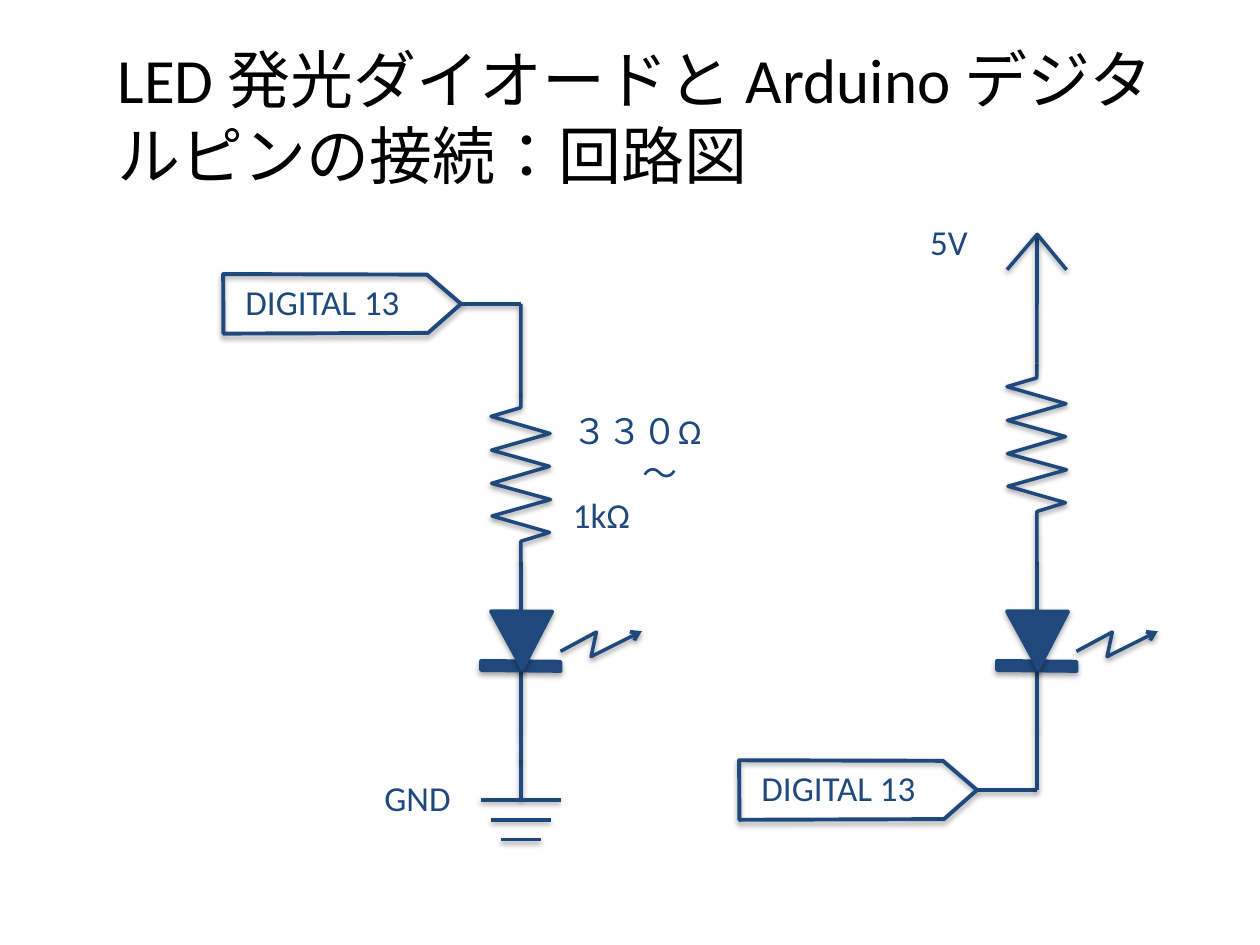
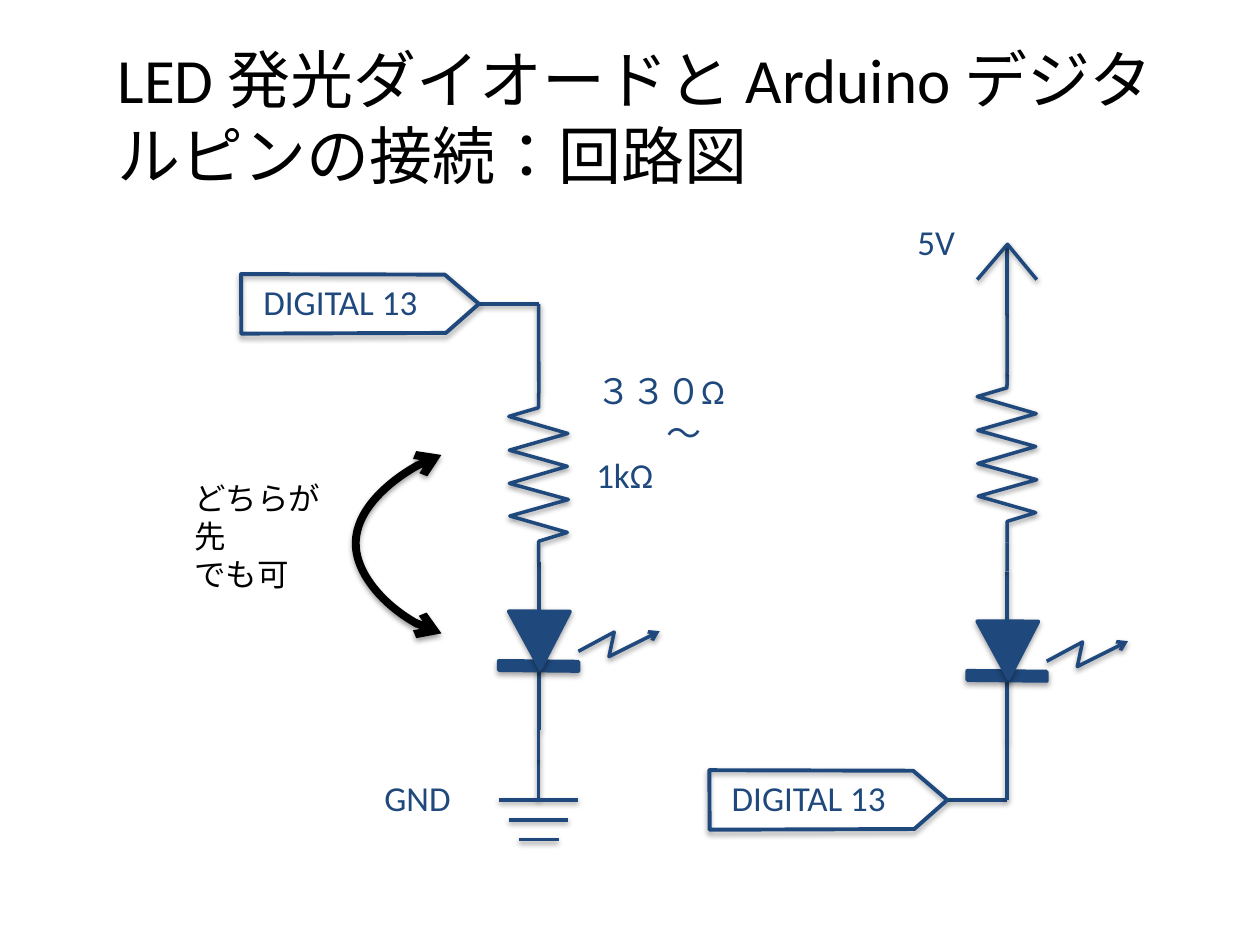
Before and after one commit to MatsK/Courses, a slide deck: slide 6 of CS2/Arduino入門：Arduino IDE 言語篇.pptx. Drawn at 1260x945 pixels with LibreOffice and Linux fonts; fonts in the diff are those of the drawing; background and template pictures are left out. Boxes give left, top, right and bottom in pixels: in the first picture for what was removed or moved away, otherwise in the second. Text is boxed around its words. In the diff, an @@ line names an element or a change of style, - is before the commit and + after.

Commit message:
arduino ide

```diff
--- a/CS2/Arduino入門：Arduino IDE 言語篇.pptx
+++ b/CS2/Arduino入門：Arduino IDE 言語篇.pptx
@@ text "5V": place and size @@
-text "5V" at (930,232,968,256)
+text "5V" at (917,232,955,256)
@@ 8 lines, 4 freeform shapes, 1 text: place and size @@
-8 lines, 4 freeform shapes, 1 text at (223,275,561,839)
+8 lines, 4 freeform shapes, 1 text at (241,275,578,839)
@@ text "３３０Ω 〜1kΩ": place and size @@
-text "３３０Ω 〜1kΩ" at (573,418,701,528)
+text "３３０Ω 〜1kΩ" at (596,378,724,488)
@@ freeform shape added at (355,455,441,634), outline #000000 4.5 pt @@
@@ text added at (194,483,320,589), 18 pt, text #000000 @@
+どちらが先
+でも可
@@ 6 freeform shapes, 6 lines, 1 text: place and size @@
-6 freeform shapes, 6 lines, 1 text at (738,234,1158,820)
+6 freeform shapes, 6 lines, 1 text at (709,244,1129,829)
@@ freeform shape: place and size @@
-freeform shape at (561,631,643,656)
+freeform shape at (578,631,660,656)
```
Also in this commit, not shown: 12 other slides changed, 2 slides added, 1 slide removed, 1 other file.
